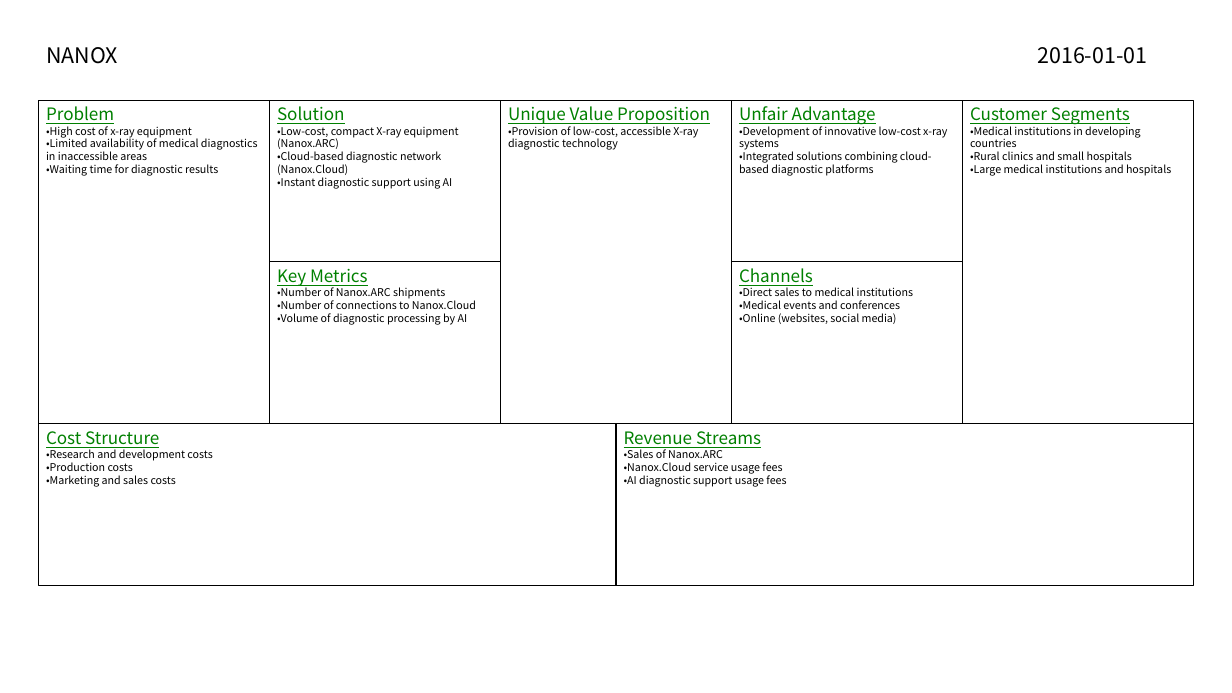
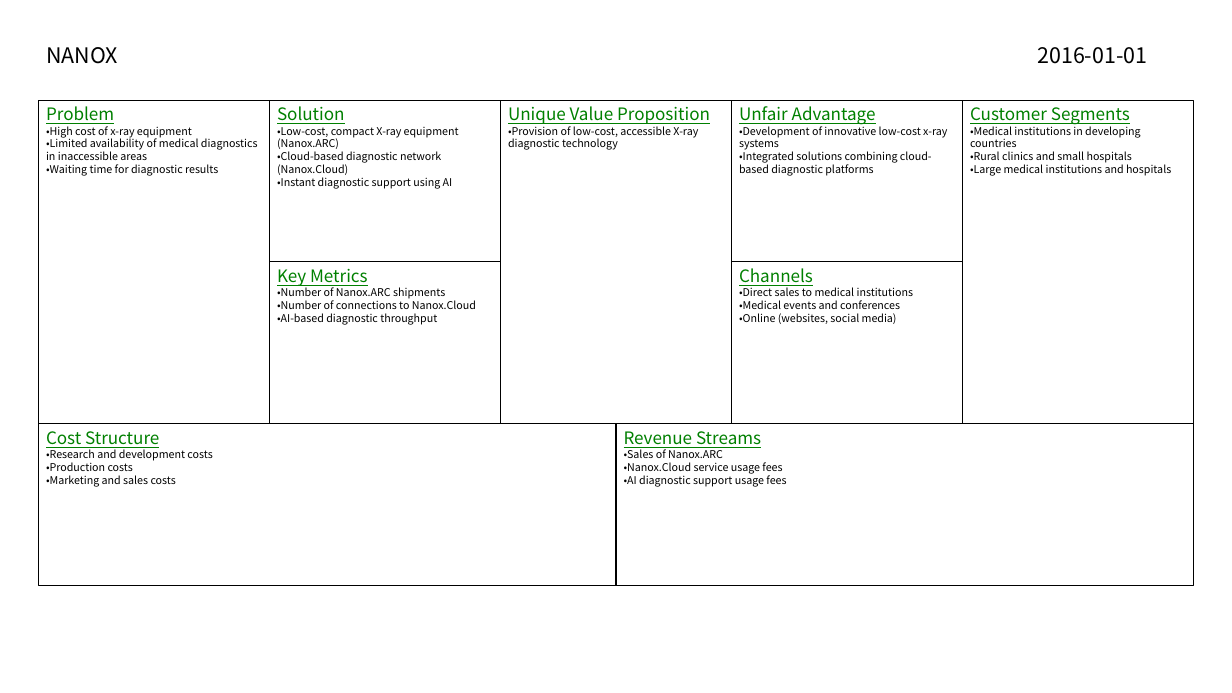
Before and after one commit to t0m0h1r0/LeanCanvas, a slide deck: slide 10 of sample_en.pptx. Drawn at 1232x693 pixels with LibreOffice and Linux fonts; fonts in the diff are those of the drawing. Boxes give left, top, right and bottom in pixels: in the first picture for what was removed or moved away, otherwise in the second. Text is boxed around its words. In the diff, an @@ line names an element or a change of style, - is before the commit and + after.

```diff
--- a/sample_en.pptx
+++ b/sample_en.pptx
@@ text in rectangle at [277, 313, 437, 325]: text changed @@
-•Volume of diagnostic processing by AI
+•AI-based diagnostic throughput
```
Also in this commit, not shown: 2 other slides changed, 3 other files.
